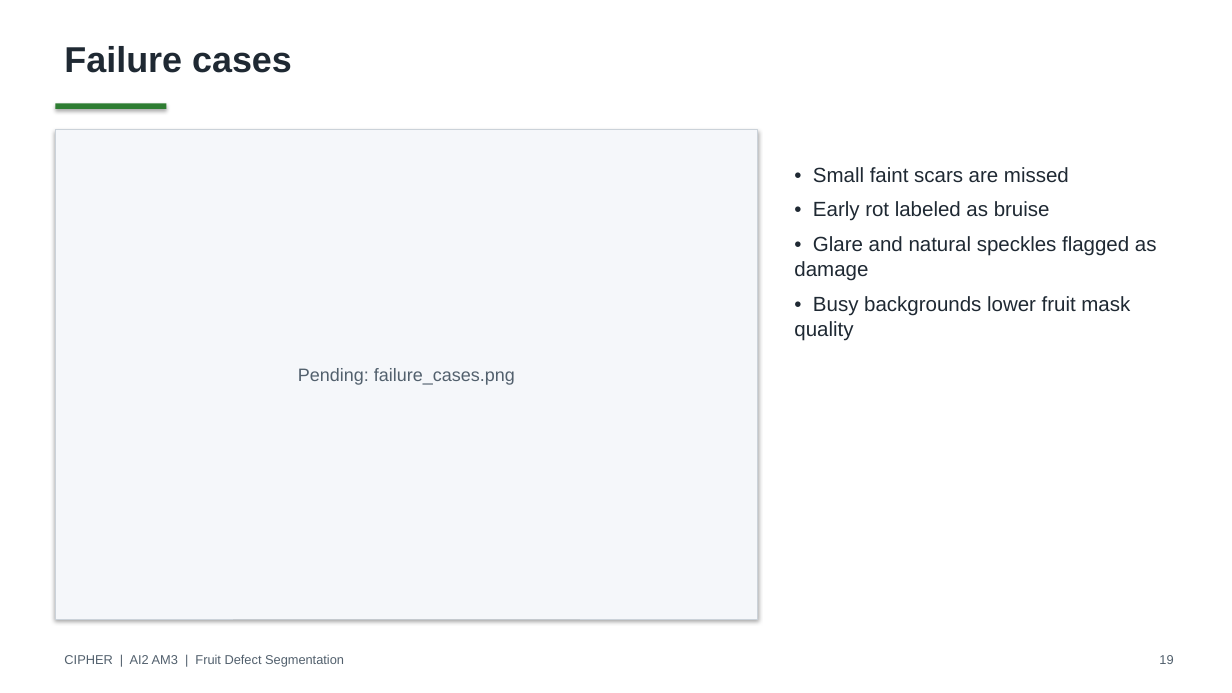
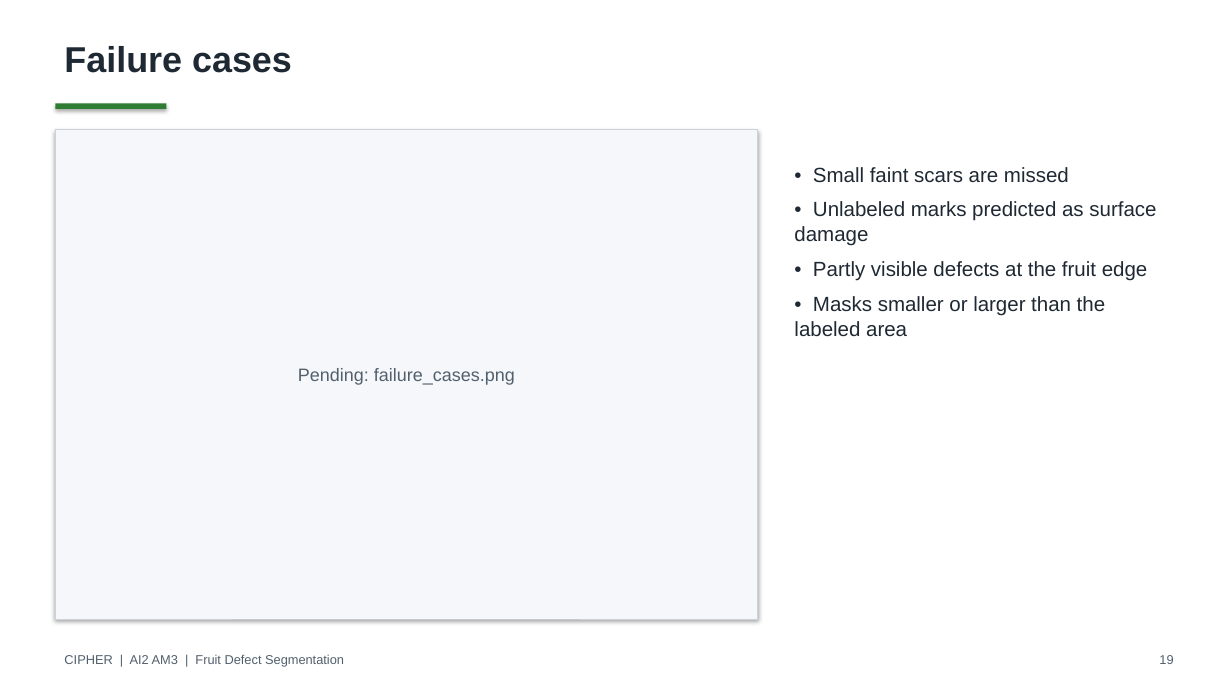
Before and after one commit to deangg/instancesegmentation, a slide deck: slide 19 of slides/CIPHER_AI2_Final_Defense.pptx. Drawn at 1232x693 pixels with LibreOffice and Linux fonts; fonts in the diff are those of the drawing. Boxes give left, top, right and bottom in pixels: in the first picture for what was removed or moved away, otherwise in the second. Text is boxed around its words. In the diff, an @@ line names an element or a change of style, - is before the commit and + after.

```diff
--- a/slides/CIPHER_AI2_Final_Defense.pptx
+++ b/slides/CIPHER_AI2_Final_Defense.pptx
@@ text at [794,201,1156,337]: text changed @@
-• Early rot labeled as bruise
-• Glare and natural speckles flagged as damage
-• Busy backgrounds lower fruit mask quality
+• Unlabeled marks predicted as surface damage
+• Partly visible defects at the fruit edge
+• Masks smaller or larger than the labeled area
```
Also in this commit, not shown: 9 other slides changed, 13 other files.
